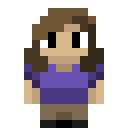
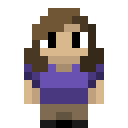
Layer changes from the first w=128, h=128 image to the second:
hid group "right #1" (3 layers) over (80, 8, 96, 24)
